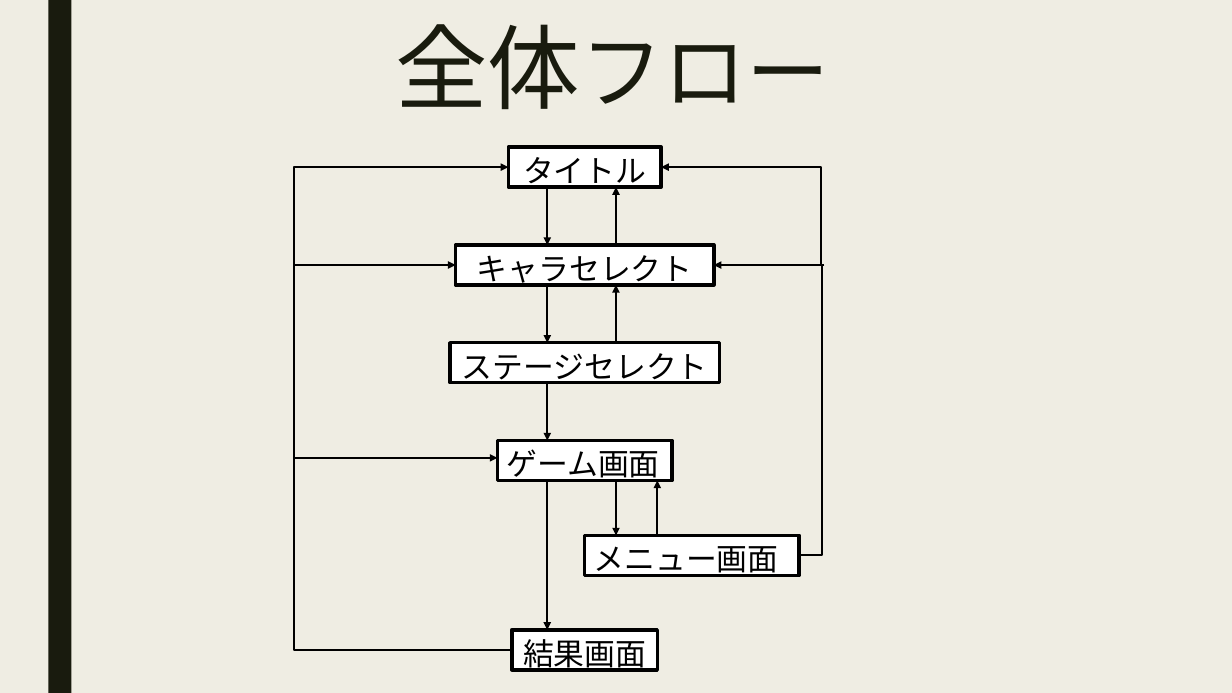
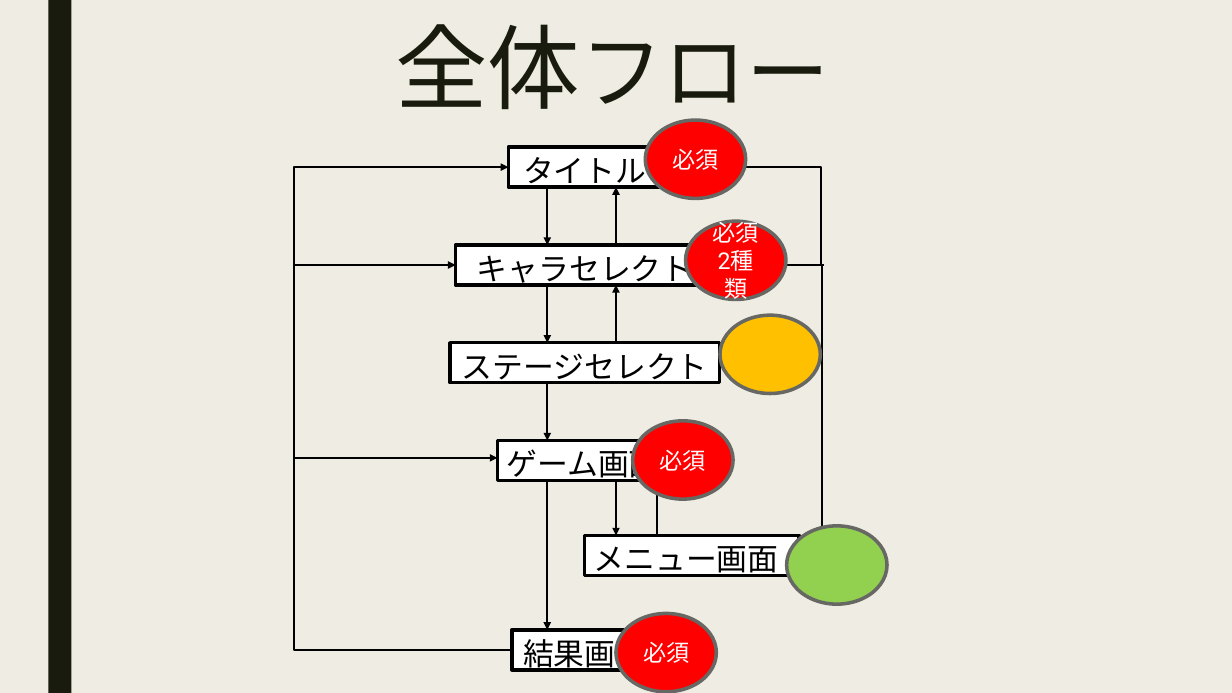
Before and after one commit to Specification/SpaceBattleShip, a slide deck: slide 3 of doc/後期プロゼミ仕様書UFO.pptx (slide 2 before the commit). Drawn at 1232x693 pixels with LibreOffice and Linux fonts; fonts in the diff are those of the drawing. Boxes give left, top, right and bottom in pixels: in the first picture for what was removed or moved away, otherwise in the second. Text is boxed around its words. In the diff, an @@ line names an element or a change of style, - is before the commit and + after.

```diff
--- a/doc/後期プロゼミ仕様書UFO.pptx
+++ b/doc/後期プロゼミ仕様書UFO.pptx
@@ ellipse added at box(645, 120, 746, 199), fill #FF0000, outline #686863 2.75 pt, 18 pt, text #FFFFFF @@
+必須
@@ ellipse added at box(686, 221, 787, 299), fill #FF0000, outline #686863 2.75 pt, 18 pt, text #FFFFFF @@
+必須
+2種類
@@ ellipse added at box(720, 315, 821, 394), fill #FFC000, outline #686863 2.75 pt @@
@@ ellipse added at box(633, 421, 734, 499), fill #FF0000, outline #686863 2.75 pt, 18 pt, text #FFFFFF @@
+必須
@@ ellipse added at box(787, 526, 887, 604), fill #92D050, outline #686863 2.75 pt @@
@@ ellipse added at box(616, 614, 717, 692), fill #FF0000, outline #686863 2.75 pt, 18 pt, text #FFFFFF @@
+必須
```
Also in this commit, not shown: 8 other slides changed, 2 slides added, 1 other file.
